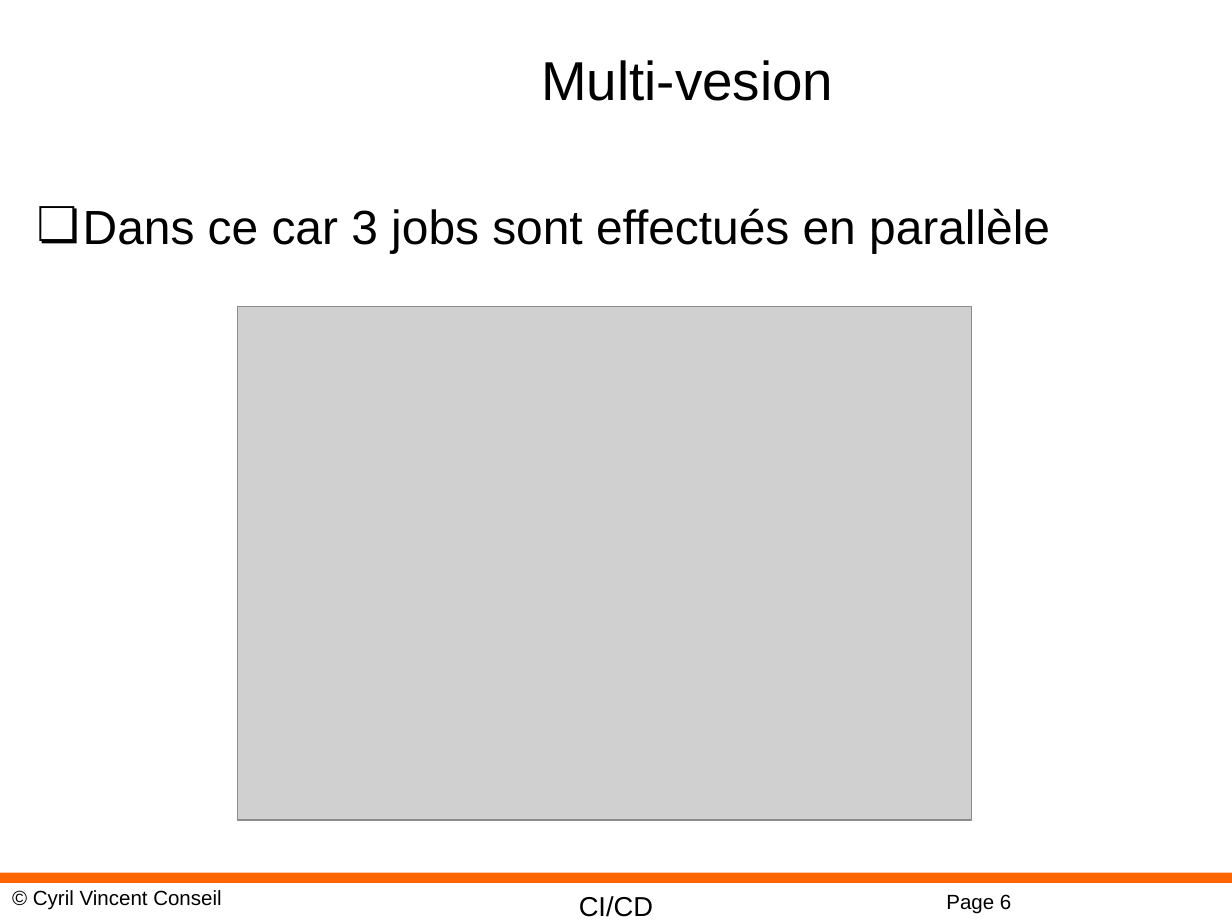
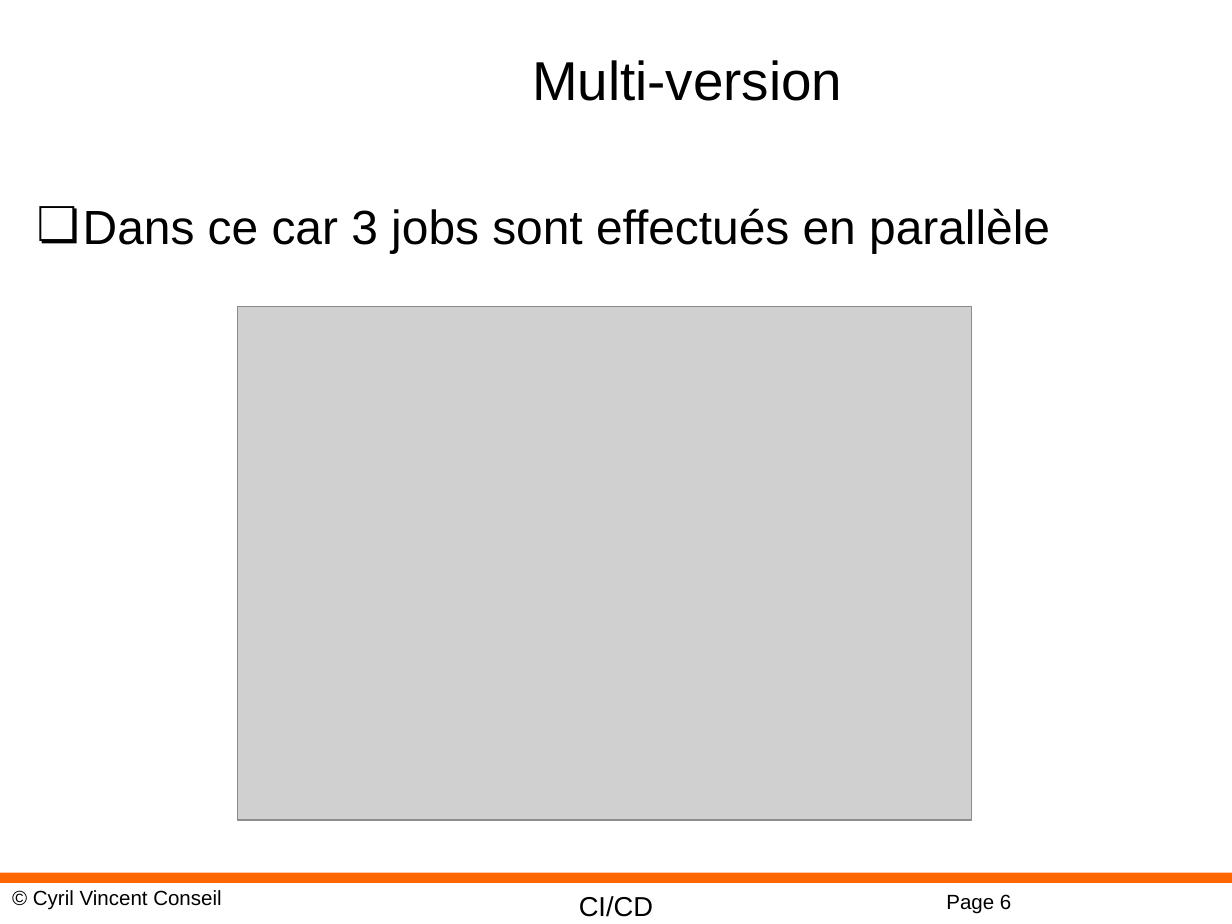
Before and after one commit to cyrilvincent/cicd, a slide deck: slide 6 of ppt/CICD11-Artefact-Optimisations.pptx. Drawn at 1232x924 pixels with LibreOffice and Linux fonts; fonts in the diff are those of the drawing; grey boxes stand for pictures; background and template pictures are left out. Boxes give left, top, right and bottom in pixels: in the first picture for what was removed or moved away, otherwise in the second. Text is boxed around its words. In the diff, an @@ line names an element or a change of style, - is before the commit and + after.

```diff
--- a/ppt/CICD11-Artefact-Optimisations.pptx
+++ b/ppt/CICD11-Artefact-Optimisations.pptx
@@ title at <box>532,60,842,101</box>: text changed @@
-Multi-vesion
+Multi-version
```
Also in this commit, not shown: 1 slide added, 3 other files.
